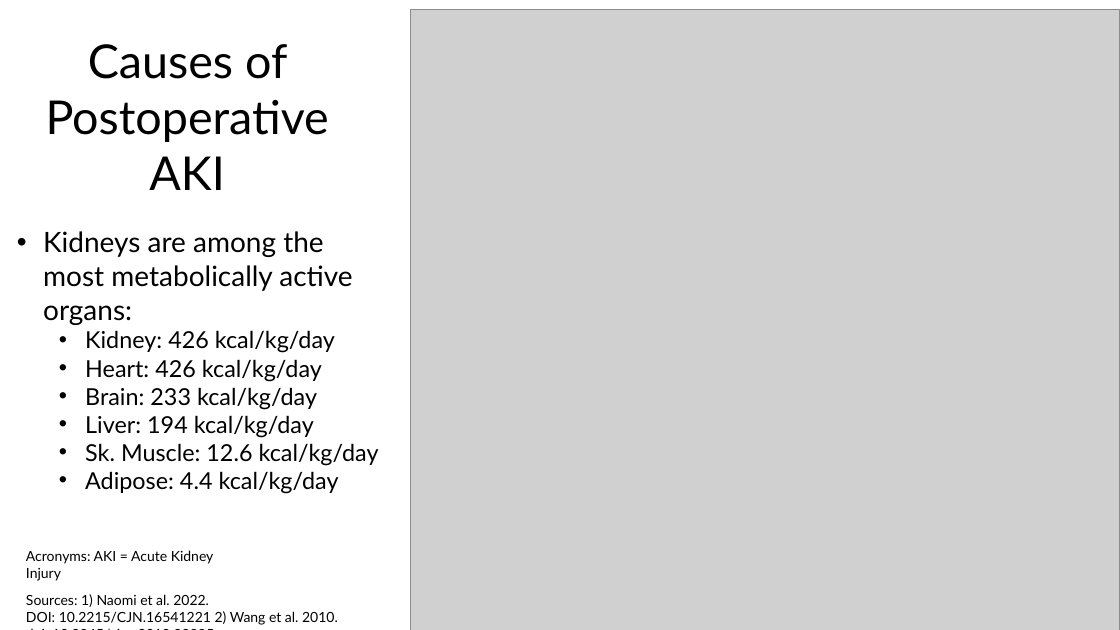
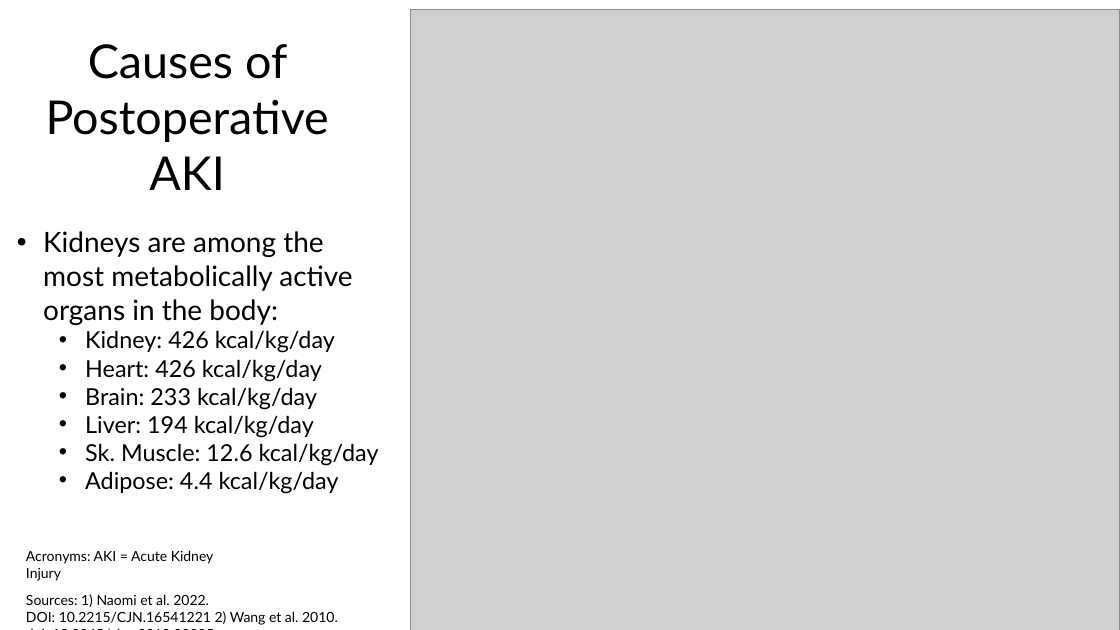
Before and after one commit to AngelJeriko/Juptyer-Janitors-Wrangling-project, a slide deck: slide 4 of final presentation.pptx. Drawn at 1120x630 pixels with LibreOffice and Linux fonts; fonts in the diff are those of the drawing; grey boxes stand for pictures. Boxes give left, top, right and bottom in pixels: in the first picture for what was removed or moved away, otherwise in the second. Text is boxed around its words. In the diff, an @@ line names an element or a change of style, - is before the commit and + after.

```diff
--- a/final presentation.pptx
+++ b/final presentation.pptx
@@ text at [43, 231, 352, 325]: text changed @@
-• Kidneys are among the most metabolically active organs:
+• Kidneys are among the most metabolically active organs in the body:
```
Also in this commit, not shown: 2 other slides changed, 1 other file.
